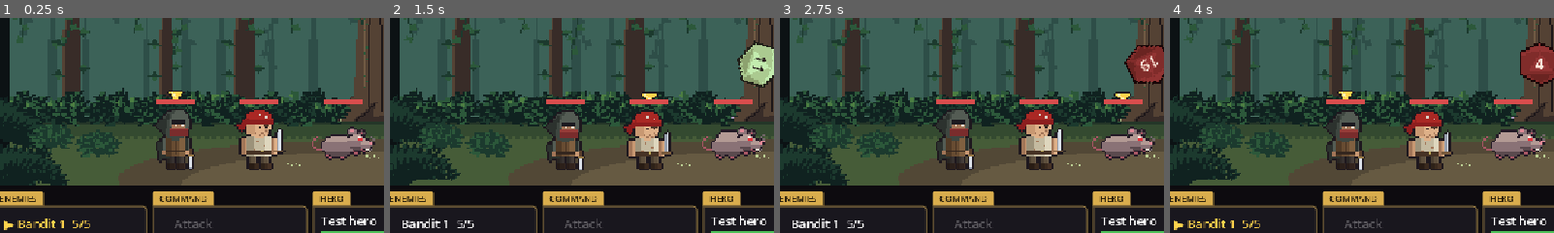
Above: before the commit, frames 1-4 (left to right).
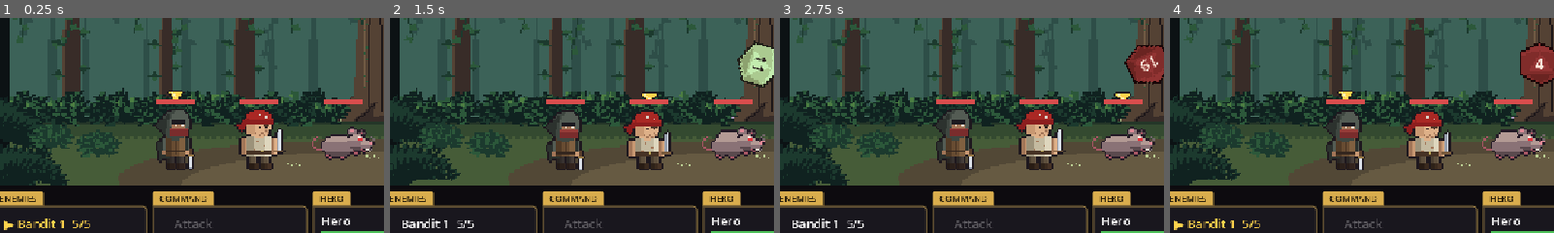
Above: after the commit, the same moments.

Repository: khasmn/project-k
Game: Godot game, scene res://scenes/combat/combat.tscn
Same seed, same stepped clock (60 frames per second), same inputs: the game is played once before the commit and once after it. This scene is started directly instead of the project's main scene.
Inputs (mouse positions are % of the whole screen's width and height, from its top left):
- Up to frame 1 (0.25 s): no input
- Up to frame 2 (1.5 s): click (25, 52) at 0.52 s; click (36, 52) at 1.27 s
- Up to frame 3 (2.75 s): click (46, 52) at 2.02 s
- Up to frame 4 (4 s): click (57, 52) at 2.77 s; click "Bandit 1 5/5" at 3.5 s
The pictures show only the part of the screen within x 2-52%, y 24-73%; the shares and areas given below are measured in that part.

The runs differ from the first frame. In frame 1, 0.3% of the frame differs, in the area x 83-98%, y 91-97%; in frame 2, 0.3%; in frame 3, 0.3%; in frame 4, 0.3%.

Commit message:
Show only the hero's name
Co-Authored-By: Claude Opus 5.5 <noreply@anthropic.com>

Diff:
--- a/scripts/combat/combat_screen.gd
+++ b/scripts/combat/combat_screen.gd
@@ -710,7 +710,7 @@
 
 
 func _update_labels() -> void:
-	%HeroName.text = Run.hero_title
+	%HeroName.text = Run.hero.display_name
 	%HeroHPBar.max_value = hero.max_hp
 	%HeroHPBar.value = hero.hp
 	var full: Color = Color(0.3, 0.7, 1) if hero.energy_name == "Mana" else Color(1, 0.78, 0.3)
--- a/scripts/core/run.gd
+++ b/scripts/core/run.gd
@@ -17,7 +17,6 @@
 const LIVES: int = 3
 
 static var hero: Combatant
-static var hero_title: String = ""
 static var hero_look: Dictionary = {}  # for HeroSprite; empty for the test hero
 static var room: int = 1  # 1..ROOMS, then ROOMS + 1 is the boss
 static var room_type: String = ""  # the door picked for this room
@@ -44,15 +43,12 @@
 static func start(draft: CharacterDraft) -> void:
 	hero = Combatant.new(draft.hero_data())
 	hero_look = draft.sprite_look()
-	hero_title = ("%s, " % draft.look.name if draft.look.name else "") + "%s %s with %s" % [
-		draft.races[draft.race_id].name, draft.classes[draft.class_id].name, draft.talents[draft.talent_id].name]
 	_reset()
 
 
 ## For running a scene on its own (F6 or the play tool without a run).
 static func start_test() -> void:
 	hero = Combatant.new(data("heroes").test_hero)
-	hero_title = "Test hero"
 	hero_look = {}
 	_reset()
 
--- a/scripts/path/path_screen.gd
+++ b/scripts/path/path_screen.gd
@@ -218,7 +218,7 @@
 func _update_sidebar() -> void:
 	%Progress.text = "Boss fight" if Run.is_boss() else "Room %d of %d" % [Run.room, Run.ROOMS]
 	%Gold.text = "Gold %d" % Run.gold
-	%HeroName.text = Run.hero_title
+	%HeroName.text = Run.hero.display_name
 	%HeroHPBar.max_value = hero.max_hp
 	%HeroHPBar.value = hero.hp
 	%HeroHP.text = "HP %d / %d" % [hero.hp, hero.max_hp]
--- a/tests/play.gd
+++ b/tests/play.gd
@@ -72,7 +72,7 @@
 		draft.set(kind + "_id", picks[kind])
 	Run.start(draft)
 	Dice.forced_rolls = forced
-	print("Seed: %d   Hero: %s" % [seed_value, Run.hero_title])
+	print("Seed: %d   Hero: %s" % [seed_value, Run.hero.display_name])
 	Engine.time_scale = 20.0  # skip the enemy's thinking pause
 	_play(actions)
 
